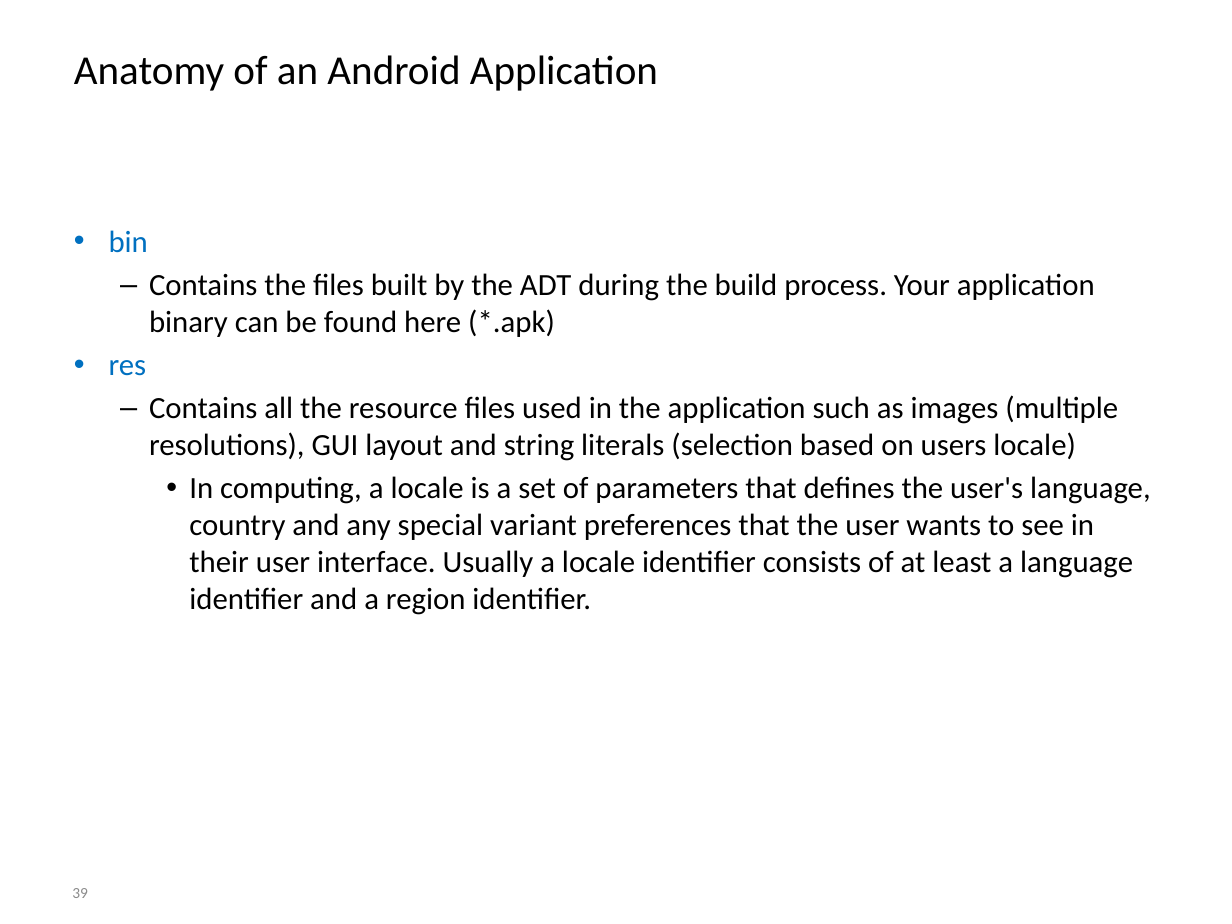
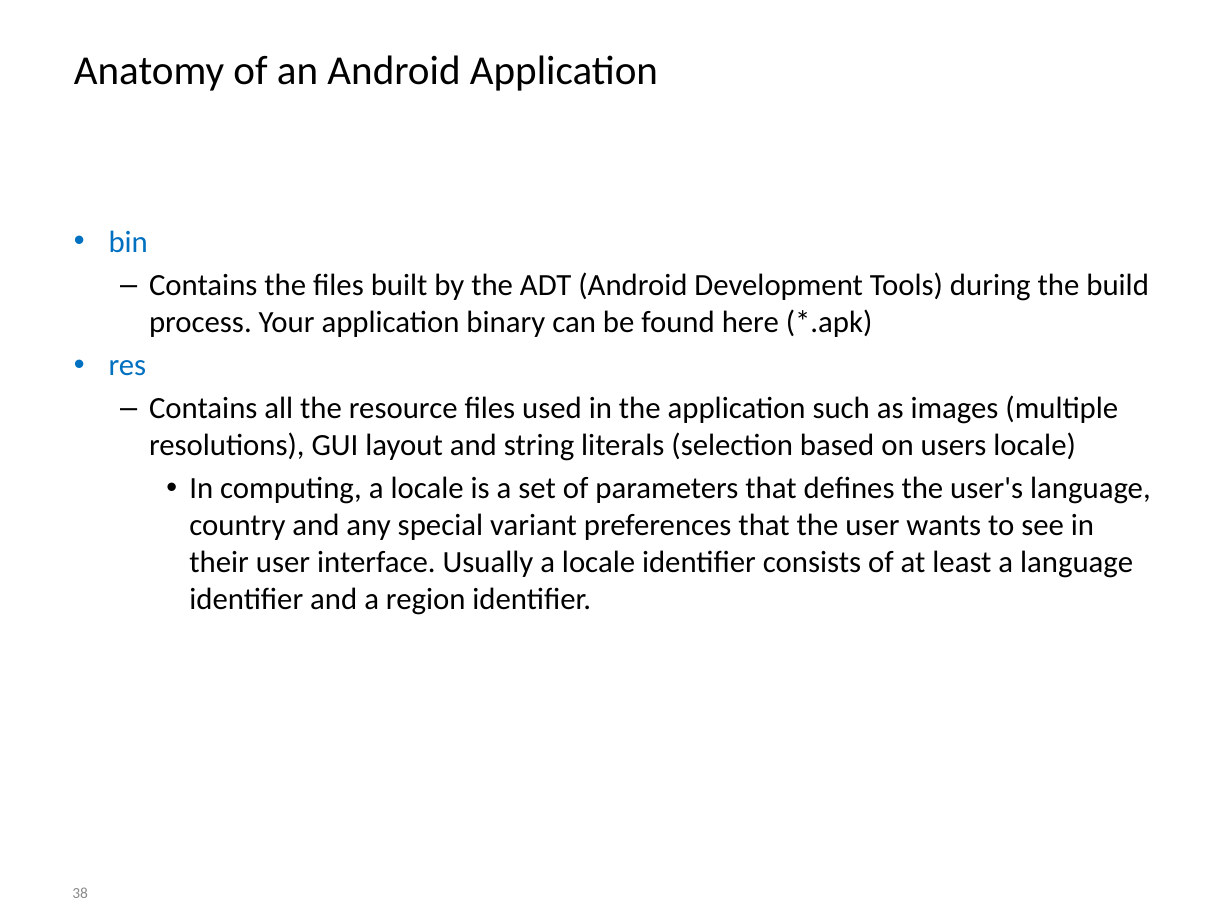
Before and after one commit to BioBoost/android_development_course, a slide deck: slide 38 of slides/chapter1_getting_started.pptx (slide 39 before the commit). Drawn at 1232x924 pixels with LibreOffice and Linux fonts; fonts in the diff are those of the drawing; background and template pictures are left out. Boxes give left, top, right and bottom in pixels: in the first picture for what was removed or moved away, otherwise in the second. Text is boxed around its words. In the diff, an @@ line names an element or a change of style, - is before the commit and + after.

Commit message:
Slides on android based on book

```diff
--- a/slides/chapter1_getting_started.pptx
+++ b/slides/chapter1_getting_started.pptx
@@ text at box(149, 272, 1149, 337): text changed @@
-  – Contains the files built by the ADT during the build process. Your application binary can be found here (*.apk)
+  – Contains the files built by the ADT (Android Development Tools) during the build process. Your application binary can be found here (*.apk)
@@ page number at box(72, 887, 88, 898): text changed @@
-39
+38
```
Also in this commit, not shown: 3 other slides changed, 1 slide removed, 6 other files.
